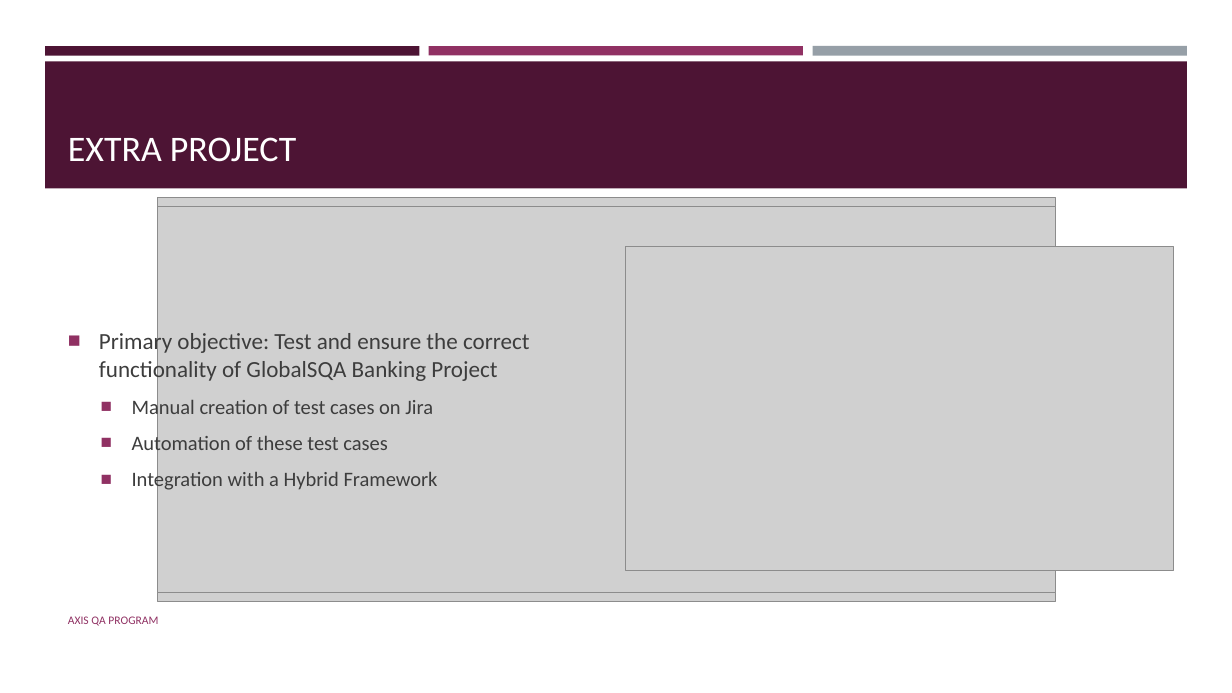
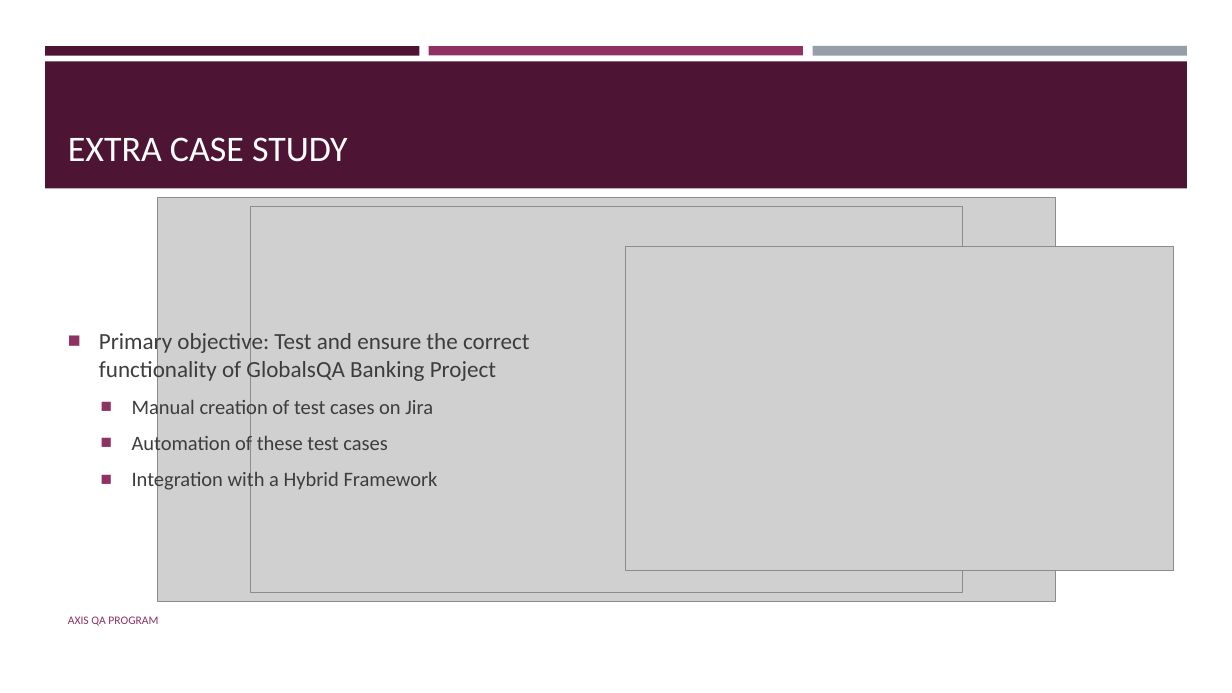
Before and after one commit to suyogwaghere/AxisBank_Case_Studies, a slide deck: slide 8 of PPT/Group 5 AXIS QA Capstone Project.pptx. Drawn at 1232x693 pixels with LibreOffice and Linux fonts; fonts in the diff are those of the drawing; grey boxes stand for pictures. Boxes give left, top, right and bottom in pixels: in the first picture for what was removed or moved away, otherwise in the second. Text is boxed around its words. In the diff, an @@ line names an element or a change of style, - is before the commit and + after.

Commit message:
PPT is updated with TestNG latest report

```diff
--- a/PPT/Group 5 AXIS QA Capstone Project.pptx
+++ b/PPT/Group 5 AXIS QA Capstone Project.pptx
@@ title at (x1=68, y1=137, x2=348, y2=162): text changed @@
-EXTRA PROJECT
+EXTRA CASE STUDY
@@ picture resized from (x1=157, y1=206, x2=1055, y2=592) to (x1=250, y1=206, x2=963, y2=592) @@
@@ text at (x1=99, y1=329, x2=529, y2=383): text changed @@
-■ Primary objective: Test and ensure the correct functionality of GlobalSQA Banking Project
+■ Primary objective: Test and ensure the correct functionality of GlobalsQA Banking Project
```
Also in this commit, not shown: 4 other slides changed.
